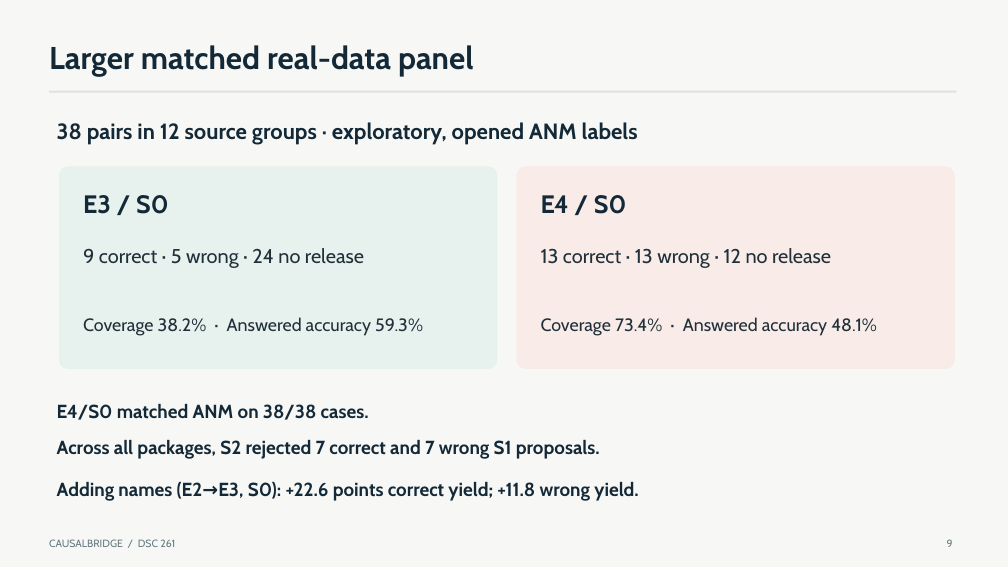
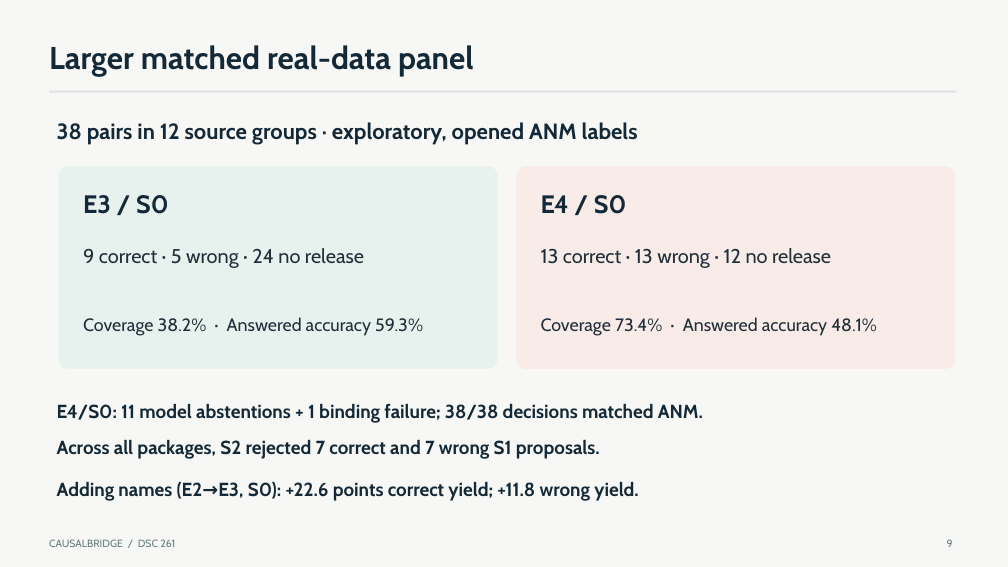
Before and after one commit to mvaishak/CausalBridge, a slide deck: slide 9 of presentation/CausalBridge-final.pptx. Drawn at 1008x567 pixels with LibreOffice and Linux fonts; fonts in the diff are those of the drawing. Boxes give left, top, right and bottom in pixels: in the first picture for what was removed or moved away, otherwise in the second. Text is boxed around its words. In the diff, an @@ line names an element or a change of style, - is before the commit and + after.

Commit message:
Explain recorded failures and next tests in final deliverables

```diff
--- a/presentation/CausalBridge-final.pptx
+++ b/presentation/CausalBridge-final.pptx
@@ text at (x1=57, y1=404, x2=703, y2=423): text changed @@
-E4/S0 matched ANM on 38/38 cases.
+E4/S0: 11 model abstentions + 1 binding failure; 38/38 decisions matched ANM.
```
Also in this commit, not shown: 2 other slides changed, 4 other files.
